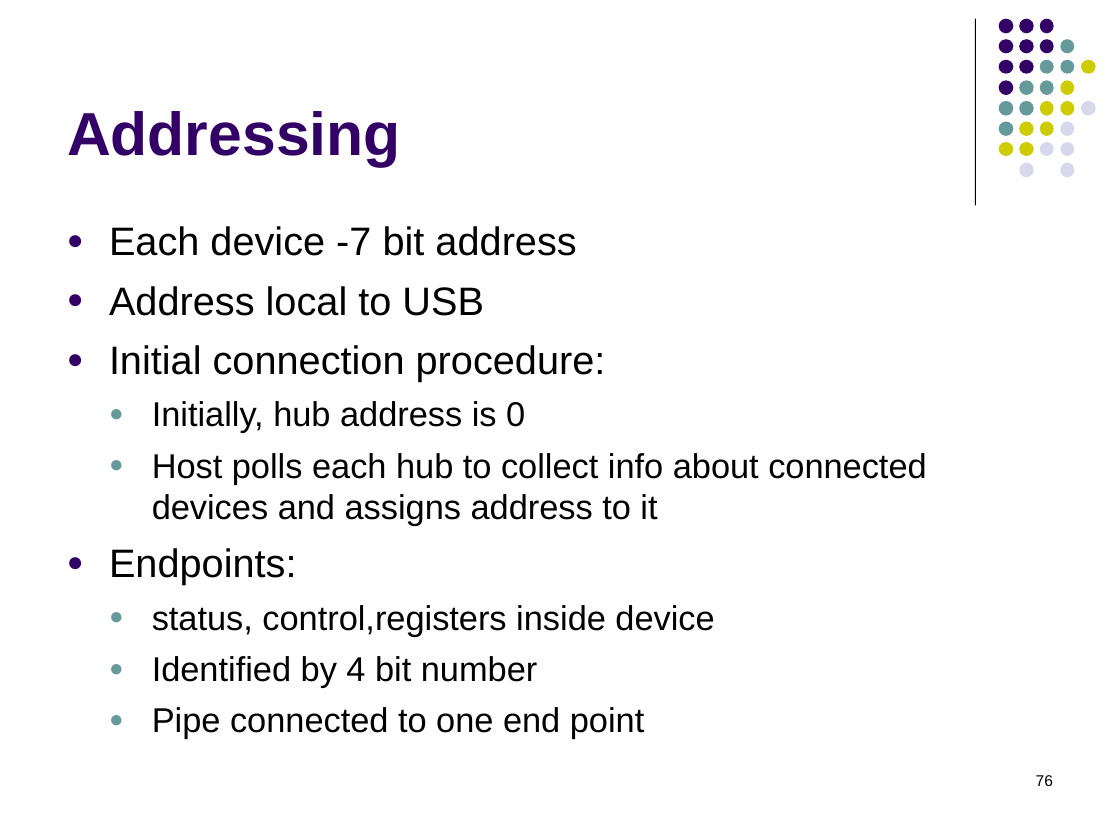
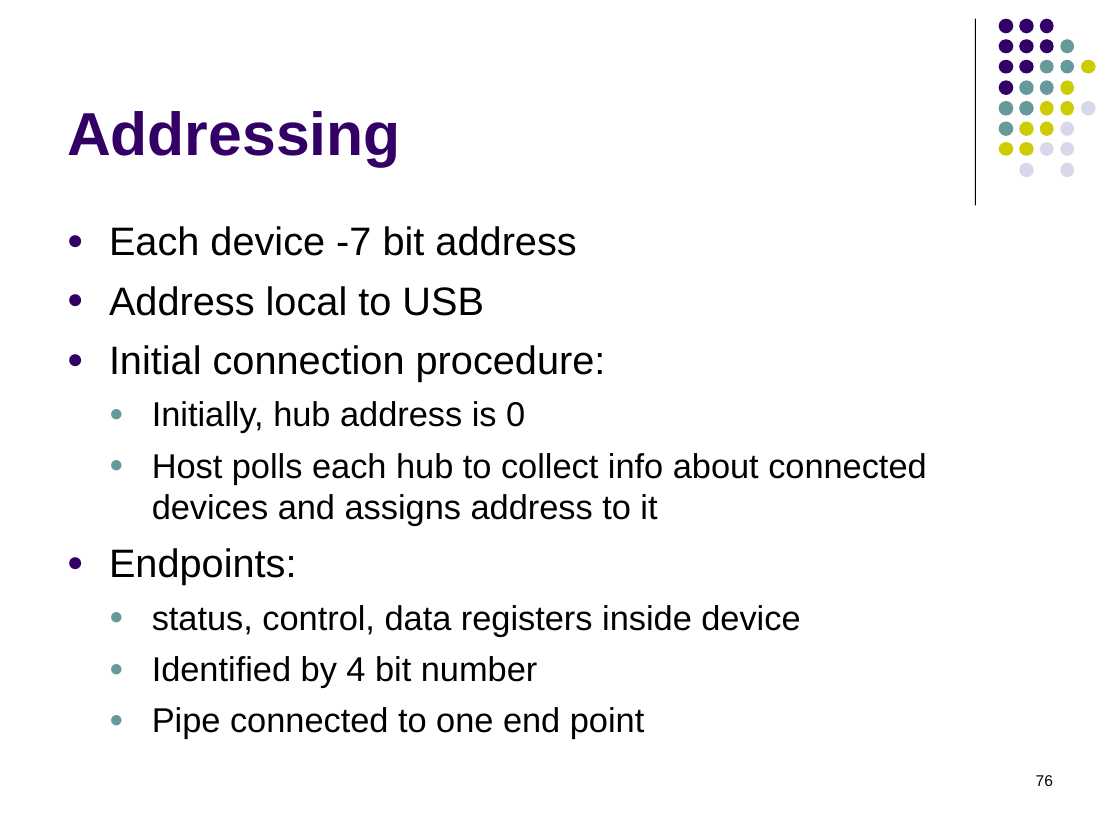
Before and after one commit to GeneralNitin/S4, a slide deck: slide 76 of S4/02. COA/Notes & PPTs/Module 3 - IO organization.ppt. Drawn at 1120x840 pixels with LibreOffice and Linux fonts; fonts in the diff are those of the drawing. Boxes give left, top, right and bottom in pixels: in the first picture for what was removed or moved away, otherwise in the second. Text is boxed around its words. In the diff, an @@ line names an element or a change of style, - is before the commit and + after.

```diff
--- a/S4/02. COA/Notes & PPTs/Module 3 - IO organization.ppt
+++ b/S4/02. COA/Notes & PPTs/Module 3 - IO organization.ppt
@@ text at bbox=[152, 605, 800, 636]: text changed @@
-  ● status, control,registers inside device
+  ● status, control, data registers inside device
```
Also in this commit, not shown: 9 other files.
